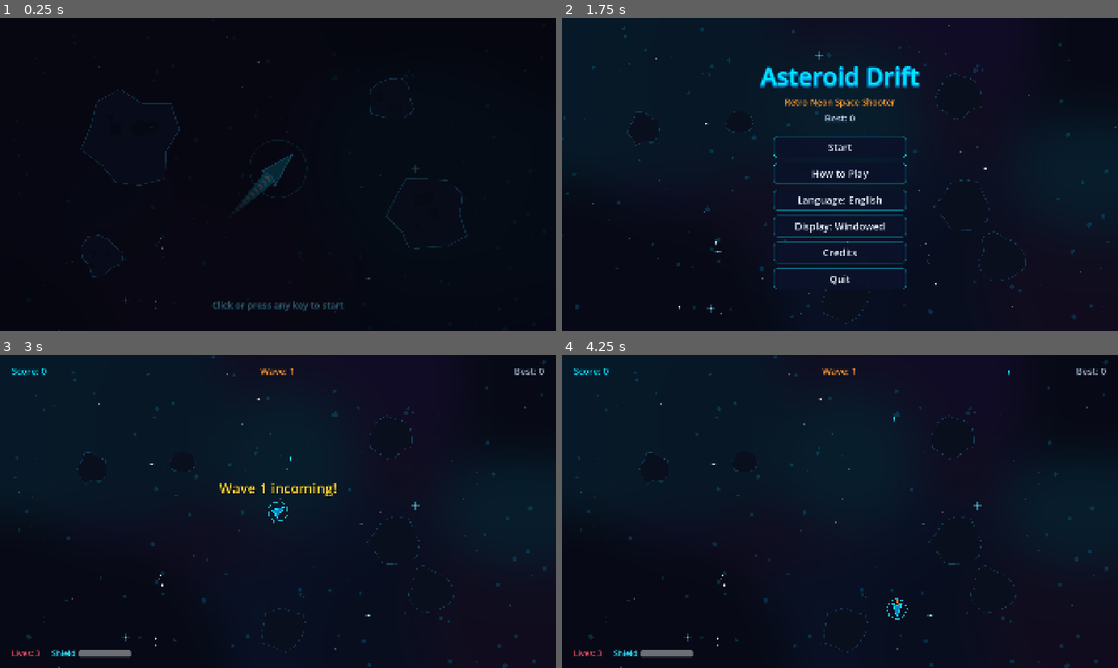
Above: before the commit, frames 1-4 (two rows, left to right).
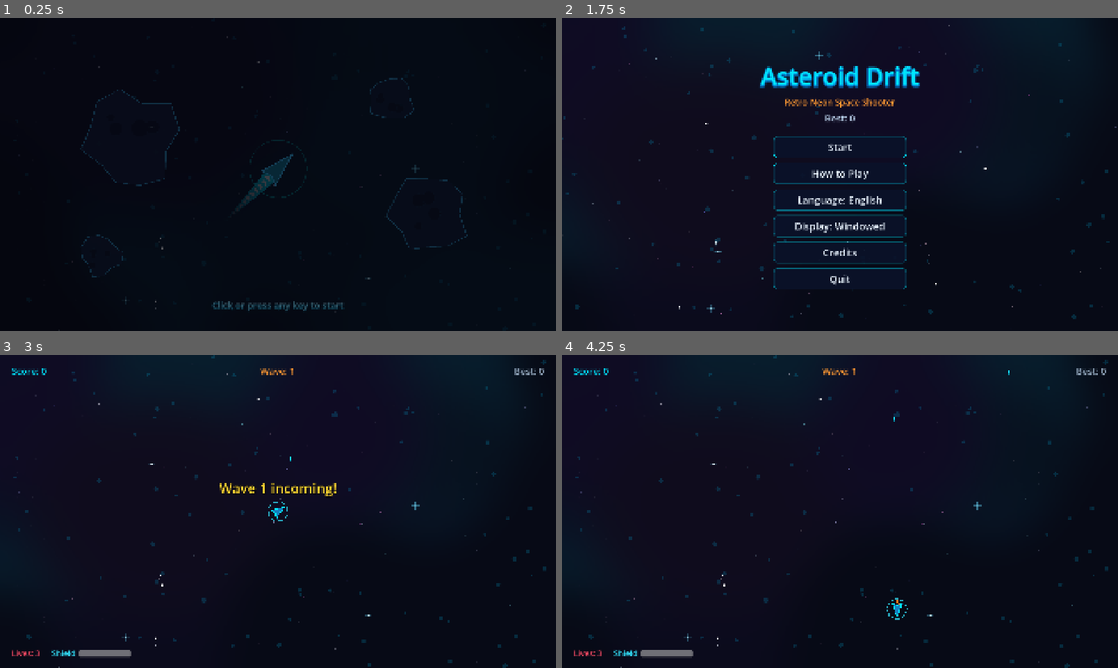
Above: after the commit, the same moments.

Repository: ChobitsChii/games
Game: Godot game, scene res://scenes/splash_screen.tscn
The game is run twice, just before and just after one commit, with the same random seed, the same clock (stepped at 60 frames per second) and the same inputs.
Inputs (mouse positions are in pixels of both pictures, inside the frame that each line leads up to):
- Up to frame 1 (0.25 s): no input
- Up to frame 2 (1.75 s): tap Enter at 0.5 s; hold Right (rotate_right) 0.53-1.28 s; hold Space (fire) 0.53-1.28 s; click (840, 174) at 0.67 s; move the mouse to (728, 190) at 1.27 s; hold Left (rotate_left) from 1.28 s (still down); tap H (hyperspace) at 1.35 s
- Up to frame 3 (3 s): release Left (rotate_left) at 2 s; click "Start" at 2 s; tap Enter at 2.75 s; move the mouse to (333, 442) at 2.77 s; hold Right (rotate_right) from 2.78 s (still down); hold Space (fire) from 2.78 s (still down)
- Up to frame 4 (4.25 s): move the mouse to (812, 574) at 3.52 s; release Right (rotate_right) at 3.53 s; release Space (fire) at 3.53 s; hold Up (thrust) from 3.53 s (still down); tap H (hyperspace) at 3.6 s; click (812, 574) at 3.67 s

The runs differ from the first frame. In frame 2, 0.2% of the frame differs, in the area x 11-84%, y 17-98%; in frame 3, 0.2%; in frame 4, 0.2%.

Commit message:
fix(asteroid_drift): clean background texture, enable drop pickups and ensure wave progression

Diff:
--- a/asteroid_drift/scripts/drop.gd
+++ b/asteroid_drift/scripts/drop.gd
@@ -16,10 +16,24 @@
 
 func _ready() -> void:
 	collision_layer = 1 << 5 # layer 6: pickups
-	collision_mask = 1 << 0 # layer 1: player
+	collision_mask = (1 << 0) # layer 1: player
+
+	body_entered.connect(_on_body_entered)
+	area_entered.connect(_on_area_entered)
+
 	var tween := create_tween().set_loops()
 	tween.tween_property(poly, "scale", Vector2(1.2, 1.2), 0.5)
 	tween.tween_property(poly, "scale", Vector2(0.9, 0.9), 0.5)
+
+
+func _on_body_entered(body: Node2D) -> void:
+	if body is Ship:
+		collect()
+
+
+func _on_area_entered(area: Area2D) -> void:
+	if area.get_parent() is Ship:
+		collect()
 
 
 func _physics_process(delta: float) -> void:
--- a/asteroid_drift/scripts/game.gd
+++ b/asteroid_drift/scripts/game.gd
@@ -129,7 +129,7 @@
 	if _wave_in_progress:
 		var has_asteroids_or_enemies := false
 		for c in enemies_container.get_children():
-			if (c is Asteroid or c is UFO or c is Mine) and is_instance_valid(c):
+			if (c is Asteroid or c is UFO or c is Mine) and is_instance_valid(c) and not c.is_queued_for_deletion():
 				has_asteroids_or_enemies = true
 				break
 
--- a/asteroid_drift/scripts/ship.gd
+++ b/asteroid_drift/scripts/ship.gd
@@ -271,13 +271,20 @@
 	var nearest_target: Node2D = null
 	var min_dist := 999999.0
 	var parent := get_parent()
+	var candidates: Array[Node] = []
 	if parent:
-		for child in parent.get_children():
-			if (child is Asteroid or child is UFO or child is Mine) and is_instance_valid(child):
-				var d := global_position.distance_to(child.global_position)
-				if d < min_dist:
-					min_dist = d
-					nearest_target = child
+		var enemies_node := parent.get_node_or_null("Enemies")
+		if enemies_node:
+			candidates.append_array(enemies_node.get_children())
+		candidates.append_array(parent.get_children())
+
+	for child in candidates:
+		if (child is Asteroid or child is UFO or child is Mine) and is_instance_valid(child) and not child.is_queued_for_deletion():
+			var d := global_position.distance_to(child.global_position)
+			if d < min_dist:
+				min_dist = d
+				nearest_target = child as Node2D
+
 
 	if nearest_target:
 		var target_dir := (nearest_target.global_position - global_position).normalized()
Binary file changed: asteroid_drift/assets/graphics/menu_bg.png
Binary file changed: asteroid_drift/assets/graphics/splash.png
Not shown, changed: asteroid_drift/assets/generate_graphics.py
